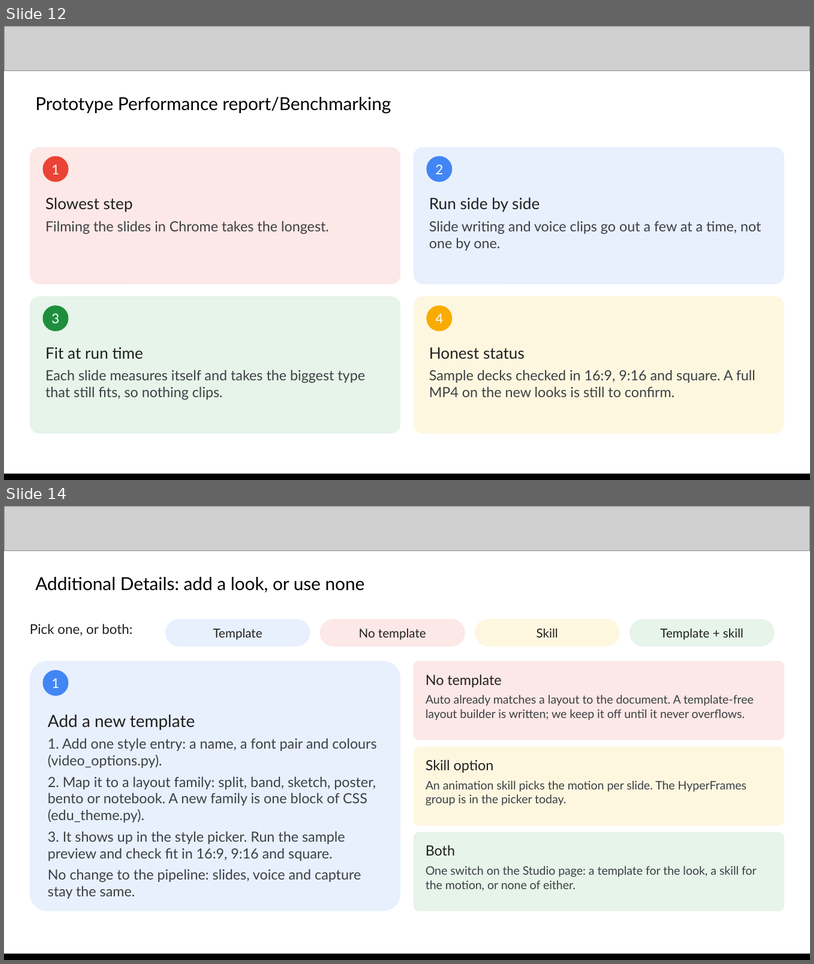
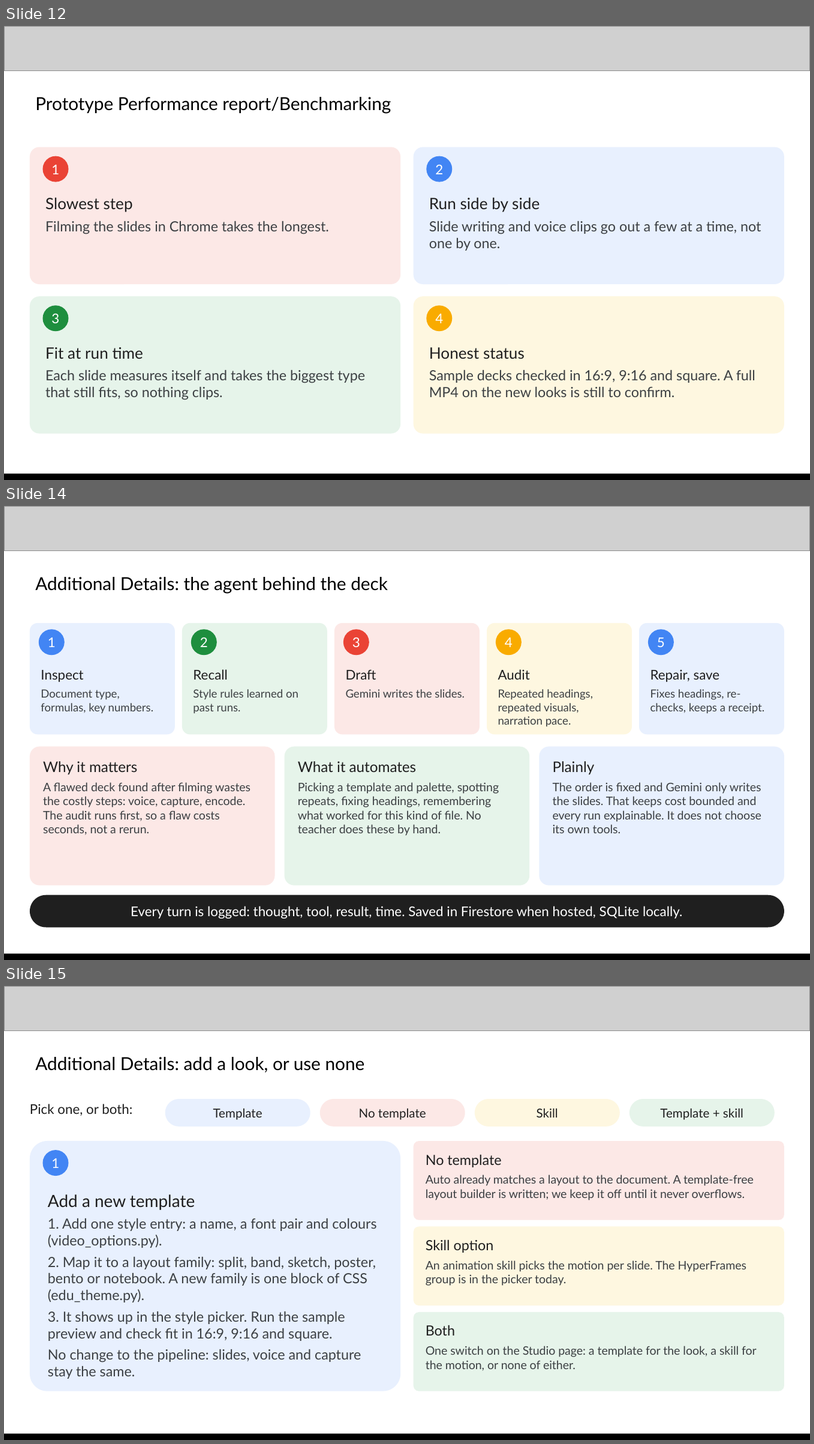
Before and after one commit to saitej123/Gemini-Multimodal-Studio, a slide deck: Template/Out/Multimodal Studio - AI Builder Cup.pptx. Shown one above the other, each under a label of ours: slides 12 and 14 before the commit, slides 12, 14 and 15 after it; the slides between them are not shown. The pictures are 814x964 and 814x1444 pixels, drawn with LibreOffice and Linux fonts; fonts in the diff are those of the drawing; grey boxes stand for pictures. Boxes give left, top, right and bottom in pixels: in the first picture for what was removed or moved away, otherwise in the second. Text is boxed around its words. In the diff, an @@ line names an element or a change of style, - is before the commit and + after.

```diff
--- a/Template/Out/Multimodal Studio - AI Builder Cup.pptx
+++ b/Template/Out/Multimodal Studio - AI Builder Cup.pptx
@@ slide 14 added at (x1=4, y1=506, x2=810, y2=960), background #FFFFFF @@
@@ picture added at (x1=4, y1=506, x2=810, y2=550) @@
@@ text added at (x1=35, y1=577, x2=388, y2=594), 16 pt, text #000000 @@
+Additional Details: the agent behind the deck
@@ rounded rectangle added at (x1=30, y1=623, x2=175, y2=734), fill #E8F0FE, 10 pt, text #3C4043 @@
+Inspect
+Document type, formulas, key numbers.
@@ ellipse added at (x1=39, y1=630, x2=65, y2=655), fill #4285F4, 12 pt, text #FFFFFF @@
+1
@@ rounded rectangle added at (x1=182, y1=623, x2=327, y2=734), fill #E6F4EA, 10 pt, text #3C4043 @@
+Recall
+Style rules learned on past runs.
@@ ellipse added at (x1=191, y1=630, x2=217, y2=655), fill #1E8E3E, 12 pt, text #FFFFFF @@
+2
@@ rounded rectangle added at (x1=335, y1=623, x2=480, y2=734), fill #FCE8E6, 10 pt, text #3C4043 @@
+Draft
+Gemini writes the slides.
@@ ellipse added at (x1=344, y1=630, x2=369, y2=655), fill #EA4335, 12 pt, text #FFFFFF @@
+3
@@ rounded rectangle added at (x1=487, y1=623, x2=632, y2=734), fill #FEF7E0, 10 pt, text #3C4043 @@
+Audit
+Repeated headings, repeated visuals, narration pace.
@@ ellipse added at (x1=496, y1=630, x2=522, y2=655), fill #F9AB00, 12 pt, text #FFFFFF @@
+4
@@ rounded rectangle added at (x1=639, y1=623, x2=785, y2=734), fill #E8F0FE, 10 pt, text #3C4043 @@
+Repair, save
+Fixes headings, re-checks, keeps a receipt.
@@ ellipse added at (x1=648, y1=630, x2=674, y2=655), fill #4285F4, 12 pt, text #FFFFFF @@
+5
@@ rounded rectangle added at (x1=30, y1=747, x2=275, y2=885), fill #FCE8E6, 10.5 pt, text #3C4043 @@
+Why it matters
+A flawed deck found after filming wastes the costly steps: voice, capture, encode. The audit runs first, so a flaw costs seconds, not a rerun.
@@ rounded rectangle added at (x1=285, y1=747, x2=530, y2=885), fill #E6F4EA, 10.5 pt, text #3C4043 @@
+What it automates
+Picking a template and palette, spotting repeats, fixing headings, remembering what worked for this kind of file. No teacher does these by hand.
@@ rounded rectangle added at (x1=539, y1=747, x2=785, y2=885), fill #E8F0FE, 10.5 pt, text #3C4043 @@
+Plainly
+The order is fixed and Gemini only writes the slides. That keeps cost bounded and every run explainable. It does not choose its own tools.
@@ rounded rectangle added at (x1=30, y1=895, x2=785, y2=927), fill #1F1F1F, 12 pt, text #FFFFFF @@
+Every turn is logged: thought, tool, result, time. Saved in Firestore when hosted, SQLite locally.
@@ picture added at (x1=4, y1=955, x2=810, y2=960) @@
@@ rectangle added at (x1=4, y1=954, x2=810, y2=960), fill #000000 @@
@@ what was slide 14 is now slide 15 @@
```
Also in this commit, not shown: 7 slides changed, 24 other files.
